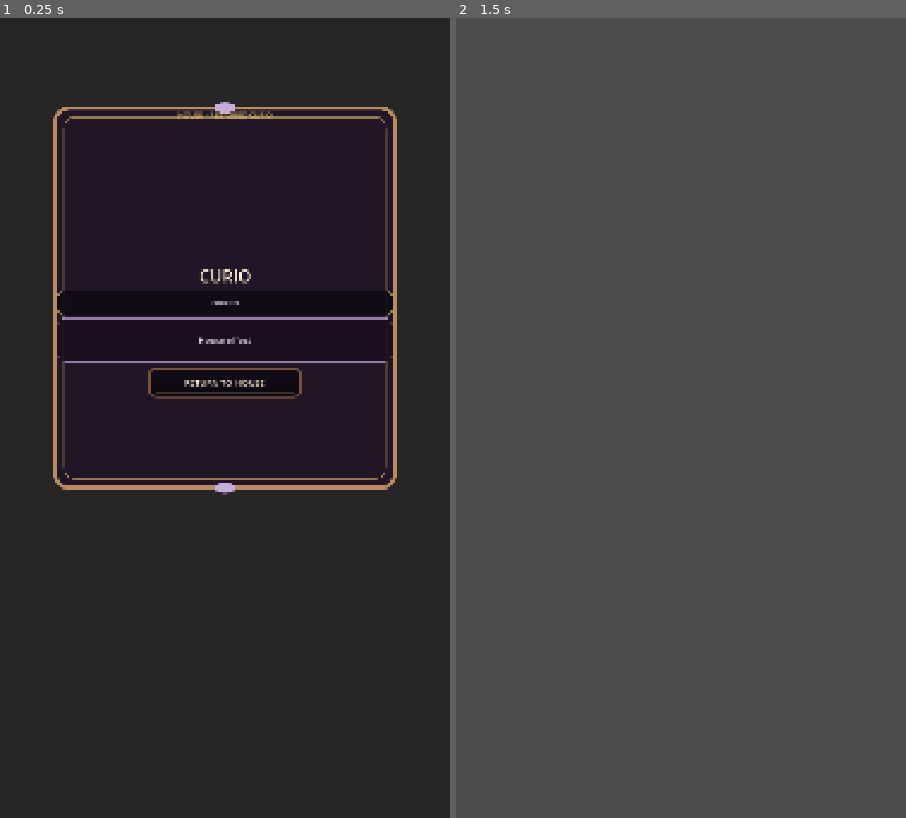
Above: before the commit, frames 1-2 (left to right).
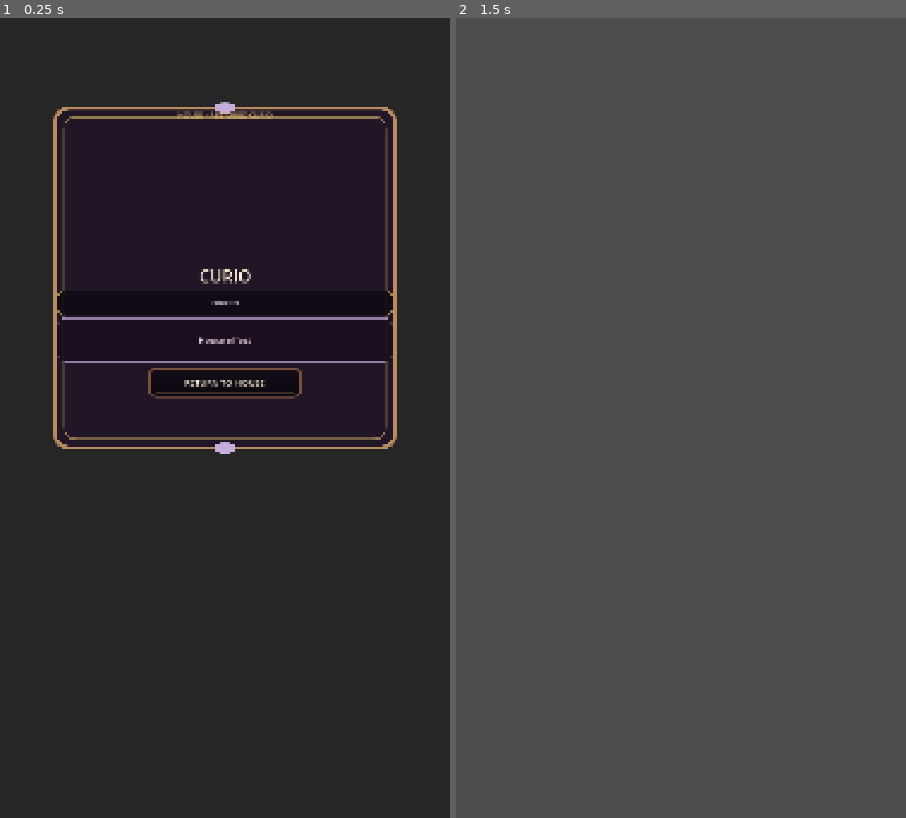
Above: after the commit, the same moments.

Repository: Jay-prodesign/akilta-match3
Game: Godot game, scene res://src/ui/home/house_curio_inspect.tscn
Same seed, same stepped clock (60 frames per second), same inputs: the game is played once before the commit and once after it. This scene is started directly instead of the project's main scene.
Inputs (mouse positions are in pixels of both pictures, inside the frame that each line leads up to):
- Up to frame 1 (0.25 s): no input
- Up to frame 2 (1.5 s): tap Enter at 0.5 s; move the mouse to (780, 378) at 0.52 s; click (780, 378) at 0.67 s; click "RETURN TO HOUSE" at 1.25 s

The runs differ from the first frame. In frame 1, 1.3% of the frame differs, in the area x 11-89%, y 51-60%; in frame 2, nothing differs.

Commit message:
Close House Curio card around its item-led content

Diff:
--- a/src/ui/home/house_curio_inspect.tscn
+++ b/src/ui/home/house_curio_inspect.tscn
@@ -90,7 +90,7 @@
 anchor_left = 0.10
 anchor_top = 0.10
 anchor_right = 0.90
-anchor_bottom = 0.60
+anchor_bottom = 0.55
 grow_horizontal = 2
 grow_vertical = 2
 theme_override_styles/panel = SubResource("Card")
